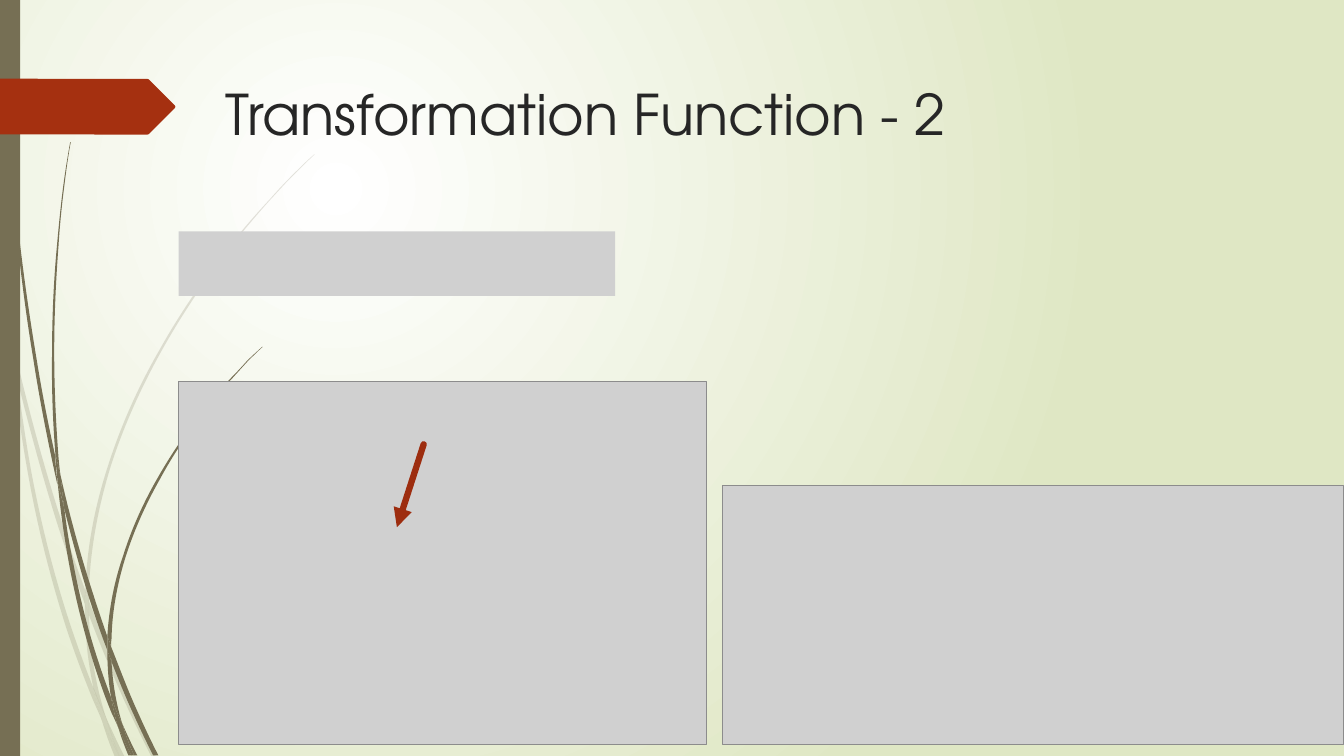
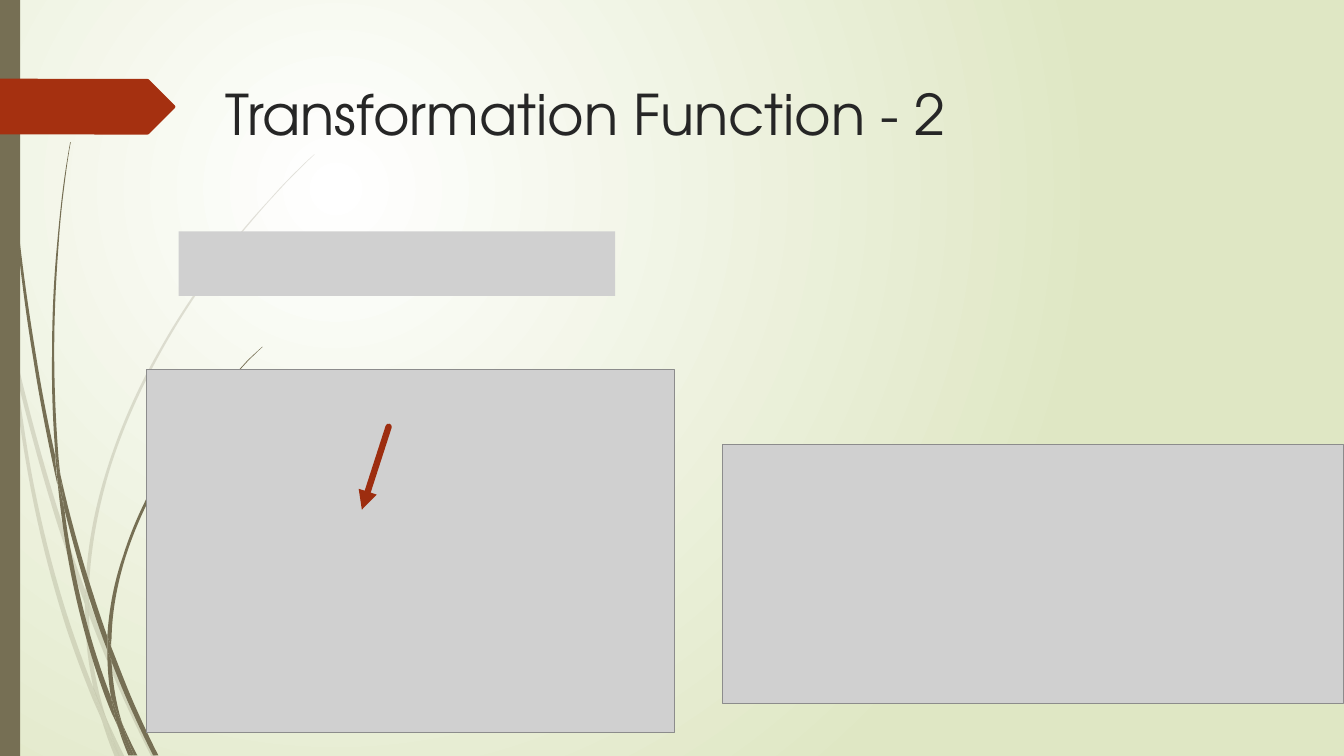
Before and after one commit to tedio85/Image-Processing-Final, a slide deck: slide 10 of DIP – Final Project.pptx. Drawn at 1344x756 pixels with LibreOffice and Linux fonts; fonts in the diff are those of the drawing; grey boxes stand for pictures. Boxes give left, top, right and bottom in pixels: in the first picture for what was removed or moved away, otherwise in the second. Text is boxed around its words. In the diff, an @@ line names an element or a change of style, - is before the commit and + after.

```diff
--- a/DIP – Final Project.pptx
+++ b/DIP – Final Project.pptx
@@ picture: place and size @@
-picture at (178,382,707,745)
+picture at (146,370,675,733)
@@ arrow moved from (423, 445) - (397, 527) to (389, 426) - (362, 510) @@
@@ picture: place and size @@
-picture at (723,486,1344,745)
+picture at (723,445,1344,704)
```
Also in this commit, not shown: 2 slides added, 1 slide removed, 4 other files.
